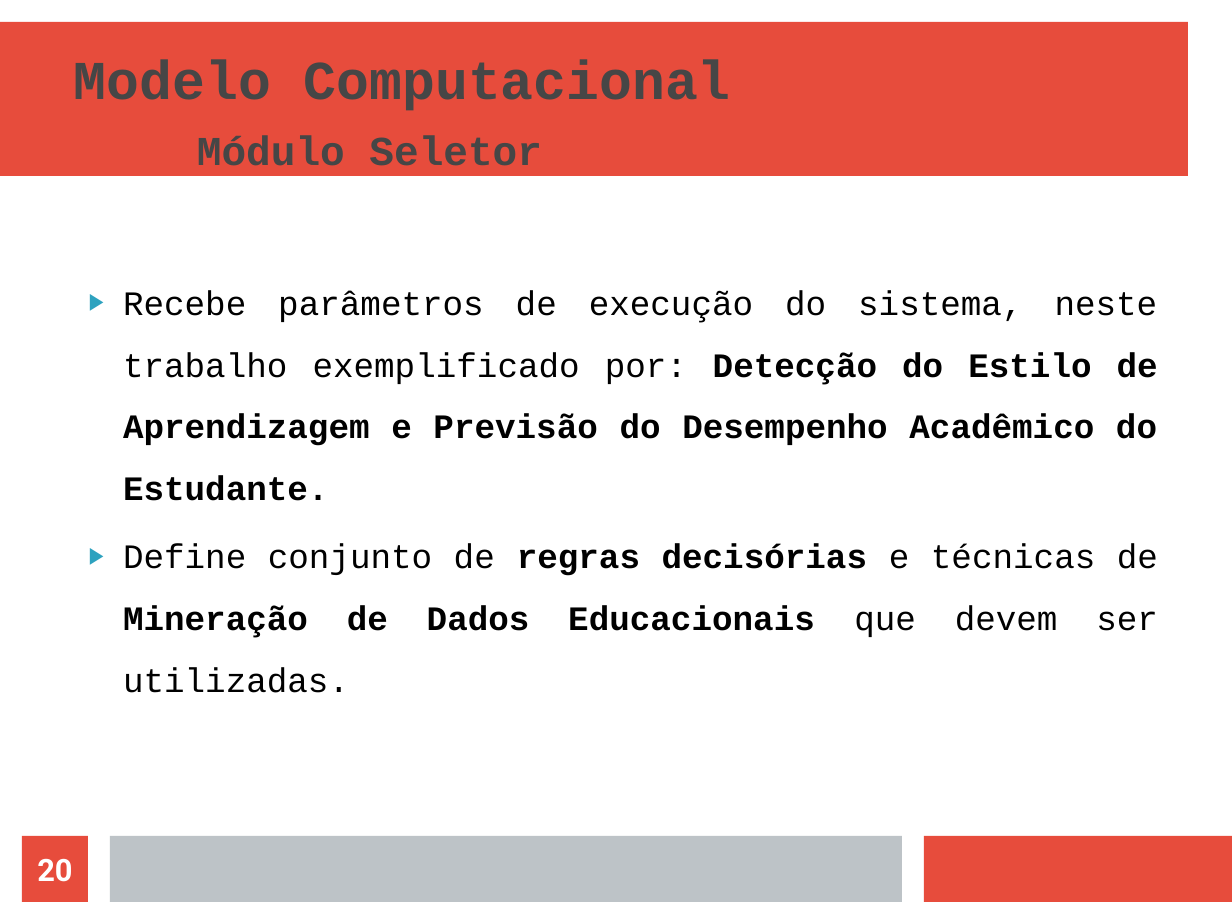
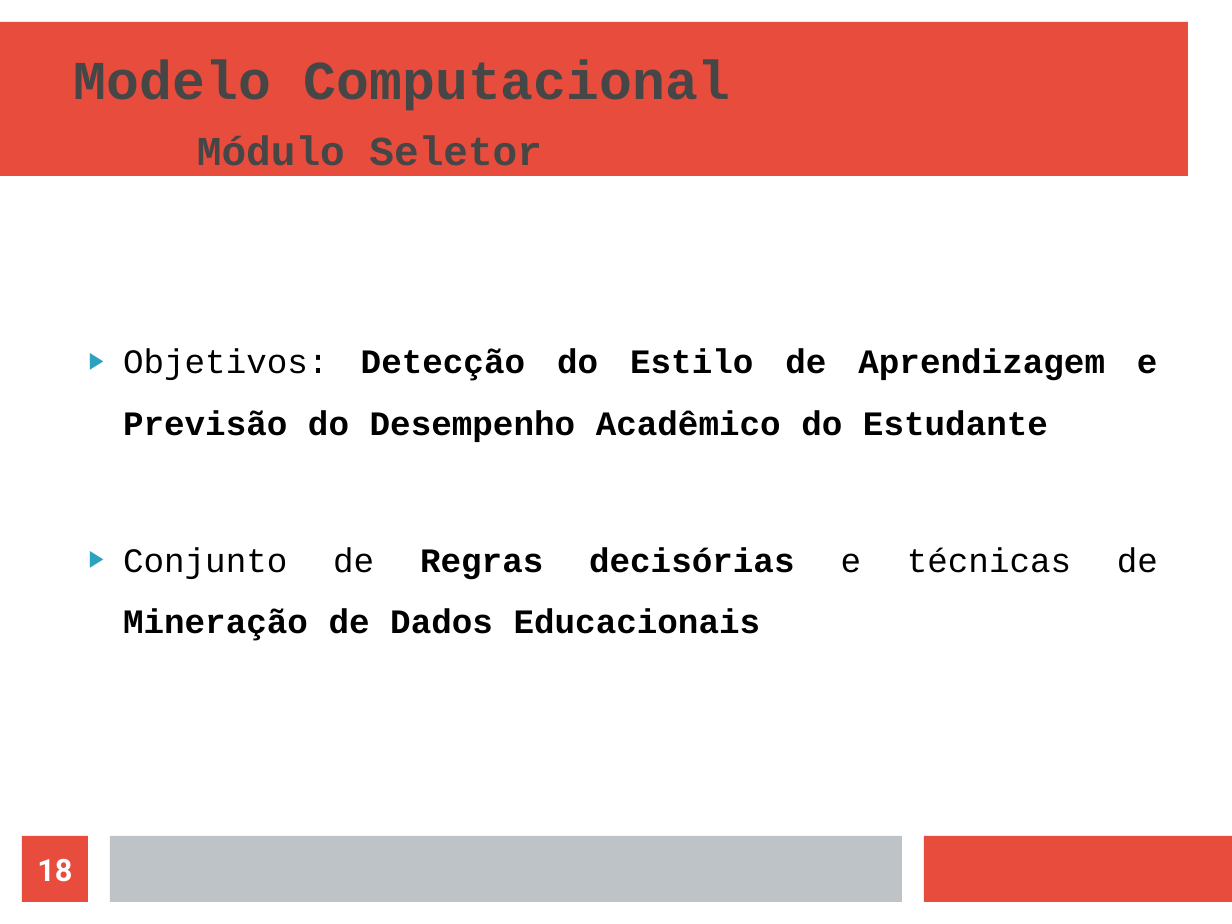
Before and after one commit to naninmartins/TCC-Modelo-de-AVA-com-CS-e-MDE, a slide deck: slide 18 of MODELO DE APOIO AO ENSINO EM AMBIENTES VIRTUAIS - APRESENTAÇÃO (linux).odp (slide 20 before the commit). Drawn at 1232x924 pixels with LibreOffice and Linux fonts; fonts in the diff are those of the drawing. Boxes give left, top, right and bottom in pixels: in the first picture for what was removed or moved away, otherwise in the second. Text is boxed around its words. In the diff, an @@ line names an element or a change of style, - is before the commit and + after.

```diff
--- a/MODELO DE APOIO AO ENSINO EM AMBIENTES VIRTUAIS - APRESENTAÇÃO (linux).odp
+++ b/MODELO DE APOIO AO ENSINO EM AMBIENTES VIRTUAIS - APRESENTAÇÃO (linux).odp
@@ text at (123, 348, 1158, 641): text changed @@
-▶ Recebe parâmetros de execução do sistema, neste trabalho exemplificado por: Detecção do Estilo de Aprendizagem e Previsão do Desempenho Acadêmico do Estudante.
-▶ Define conjunto de regras decisórias e técnicas de Mineração de Dados Educacionais que devem ser utilizadas.
+▶ Objetivos: Detecção do Estilo de Aprendizagem e Previsão do Desempenho Acadêmico do Estudante
+▶ Conjunto de Regras decisórias e técnicas de Mineração de Dados Educacionais
@@ page number at (37, 859, 72, 882): text changed @@
-20
+18
```
Also in this commit, not shown: 13 other slides changed, 2 slides removed, 1 other file.
